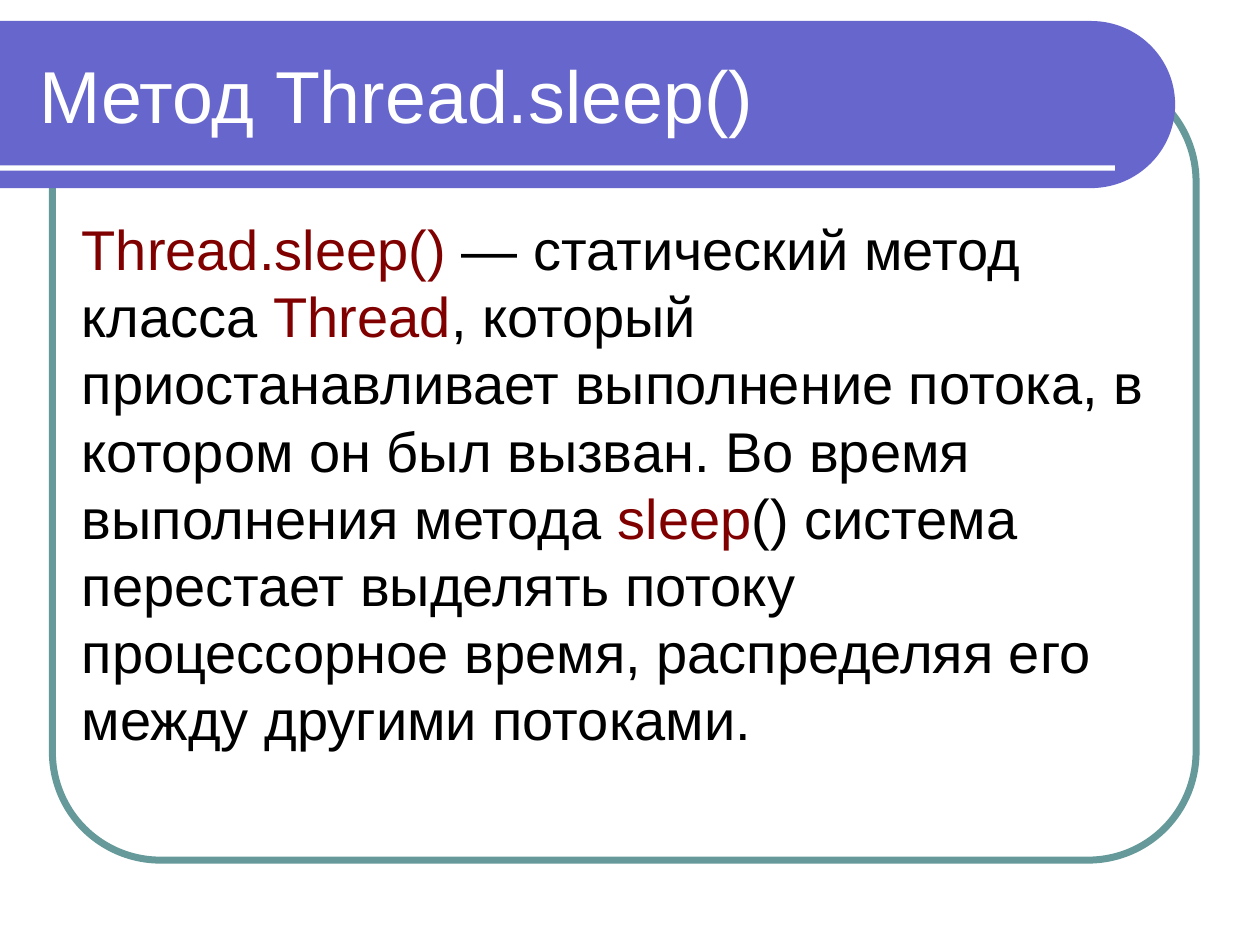
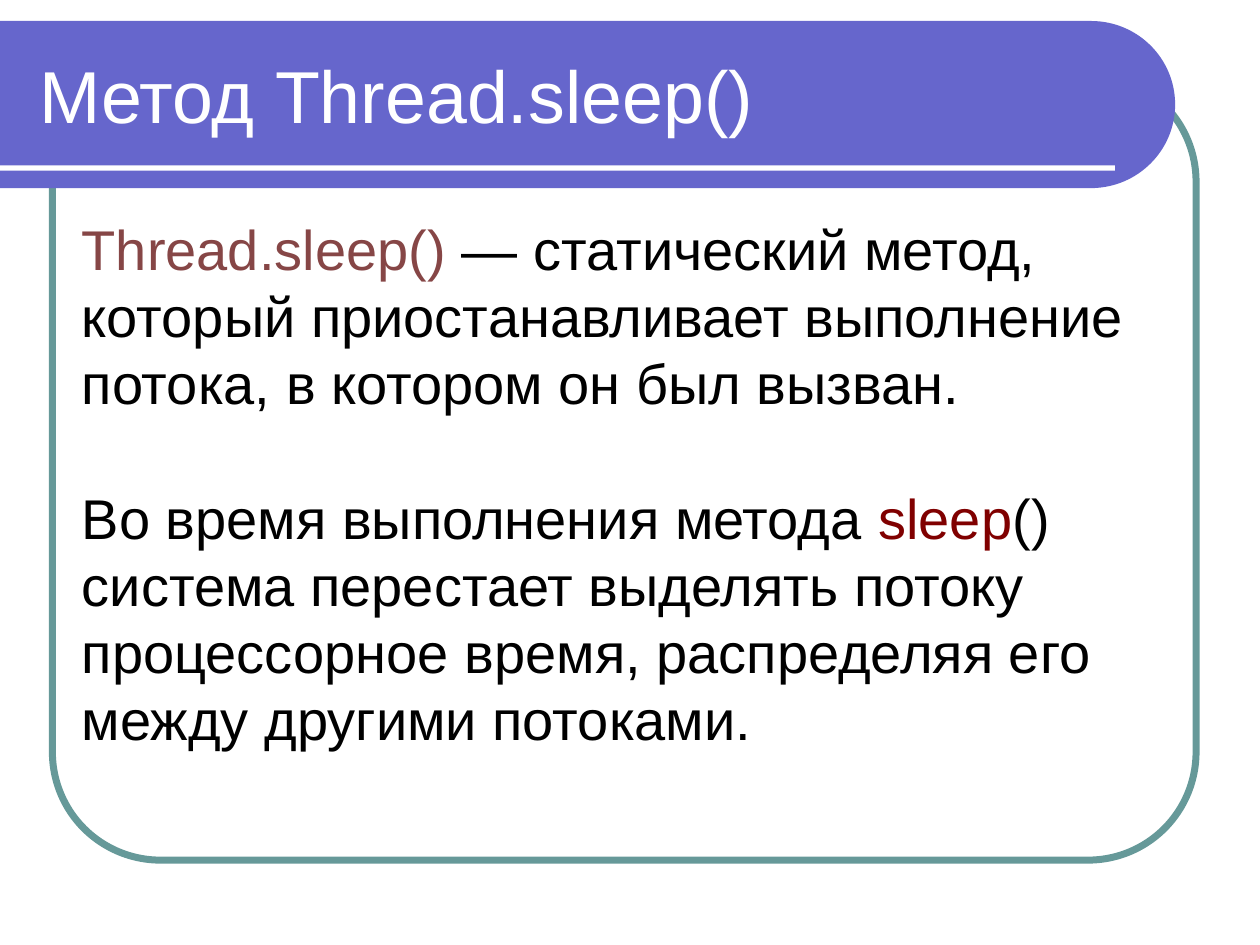
Before and after one commit to maxchv/JavaLessons, a slide deck: slide 33 of Lesson14/Modul 11 Vychislitelnye potoki.ppt (slide 30 before the commit). Drawn at 1260x945 pixels with LibreOffice and Linux fonts; fonts in the diff are those of the drawing. Boxes give left, top, right and bottom in pixels: in the first picture for what was removed or moved away, otherwise in the second. Text is boxed around its words. In the diff, an @@ line names an element or a change of style, - is before the commit and + after.

```diff
--- a/Lesson14/Modul 11 Vychislitelnye potoki.ppt
+++ b/Lesson14/Modul 11 Vychislitelnye potoki.ppt
@@ text at (x1=82, y1=228, x2=1122, y2=751): text changed @@
-Thread.sleep() — статический метод класса Thread, который приостанавливает выполнение потока, в котором он был вызван. Во время выполнения метода sleep() система перестает выделять потоку процессорное время, распределяя его между другими потоками.
+Thread.sleep() — статический метод, который приостанавливает выполнение потока, в котором он был вызван.
+Во время выполнения метода sleep() система перестает выделять потоку процессорное время, распределяя его между другими потоками.
```
Also in this commit, not shown: 19 other slides changed, 8 slides added, 14 other files.
